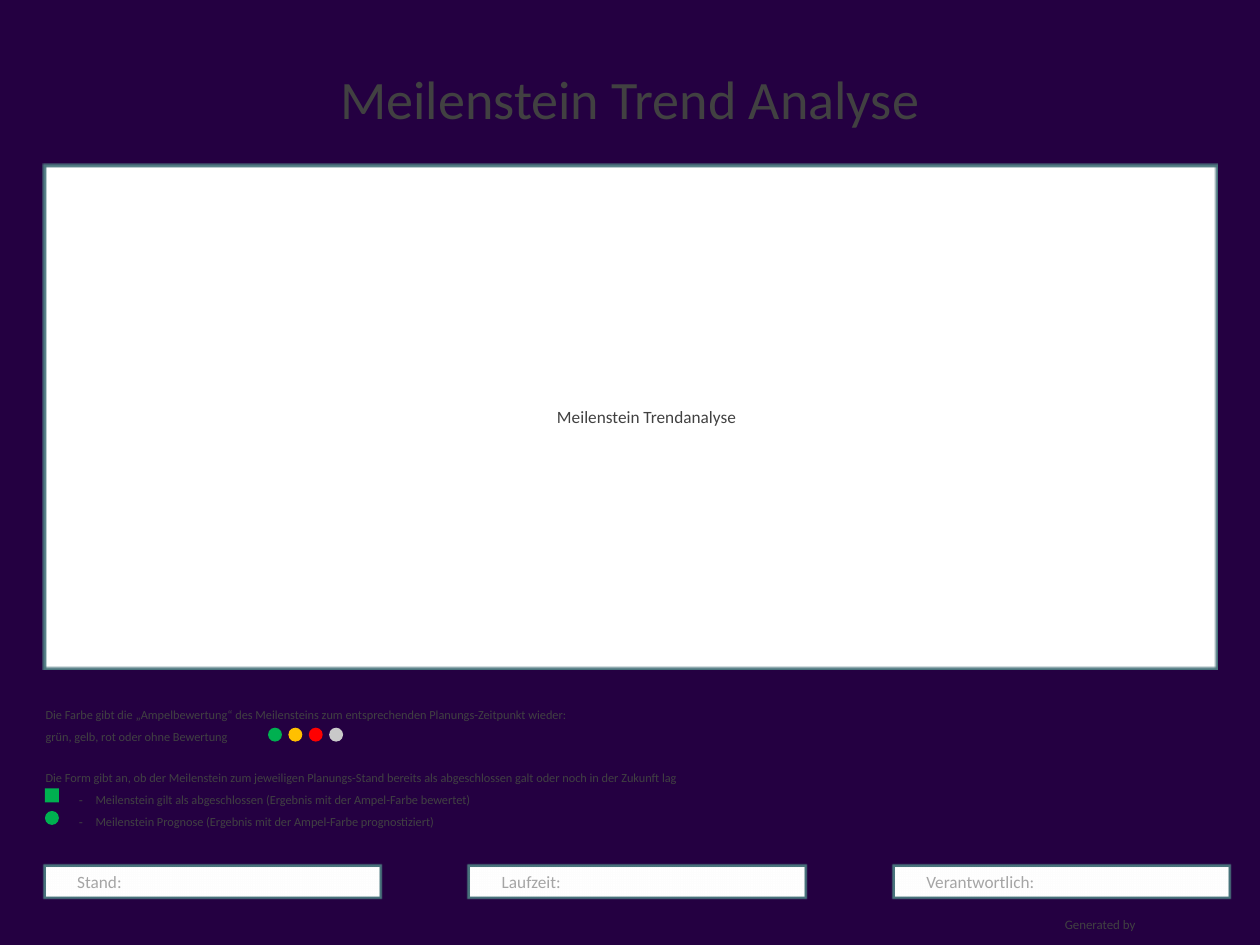
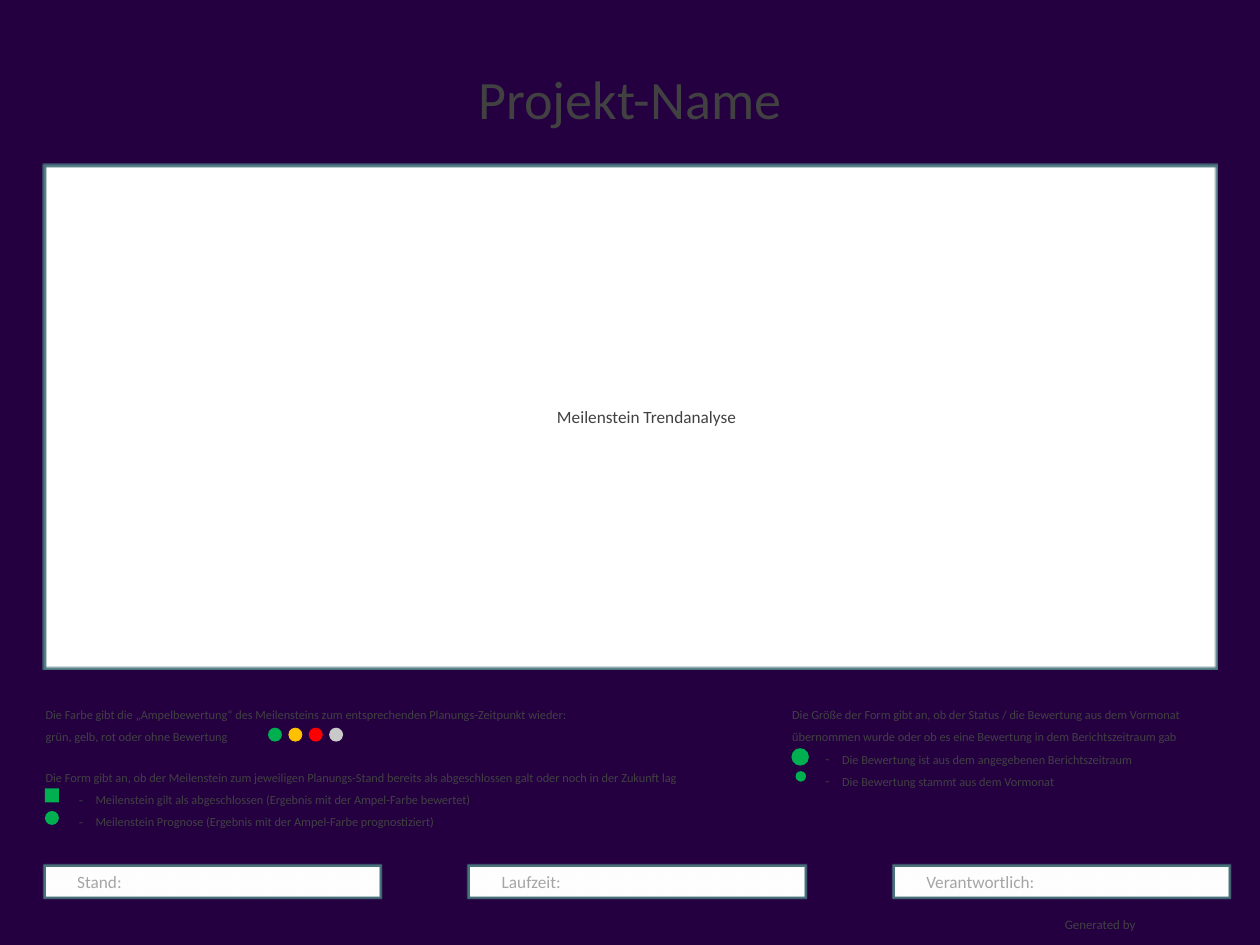
Before and after one commit to visbo-open-source/visbo-projectboard, a slide deck: slide 3 of Projectboard/Projectboard/bin/Debug/requirements/templatedossier.pptx. Drawn at 1260x945 pixels with LibreOffice and Linux fonts; fonts in the diff are those of the drawing; background and template pictures are left out. Boxes give left, top, right and bottom in pixels: in the first picture for what was removed or moved away, otherwise in the second. Text is boxed around its words. In the diff, an @@ line names an element or a change of style, - is before the commit and + after.

```diff
--- a/Projectboard/Projectboard/bin/Debug/requirements/templatedossier.pptx
+++ b/Projectboard/Projectboard/bin/Debug/requirements/templatedossier.pptx
@@ title at <box>478,82,781,128</box>: text changed @@
-Meilenstein Trend Analyse
+Projekt-Name
@@ text added at <box>792,711,1180,788</box>, 10 pt, text #414141 @@
+Die Größe der Form gibt an, ob der Status / die Bewertung aus dem Vormonat
+übernommen wurde oder ob es eine Bewertung in dem Berichtszeitraum gab
+  – Die Bewertung ist aus dem angegebenen Berichtszeitraum
+  – Die Bewertung stammt aus dem Vormonat
@@ ellipse added at <box>791,749,809,766</box>, fill #00B050 @@
@@ ellipse added at <box>796,771,806,782</box>, fill #00B050 @@
```
Also in this commit, not shown: 2 slides added, 7 other files.
